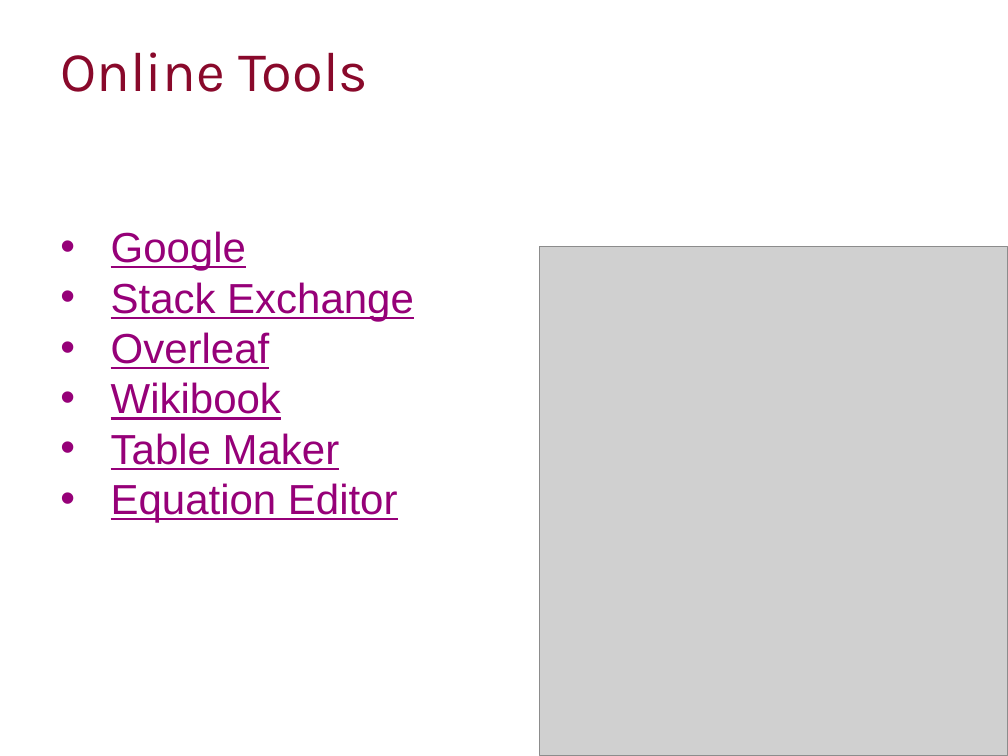
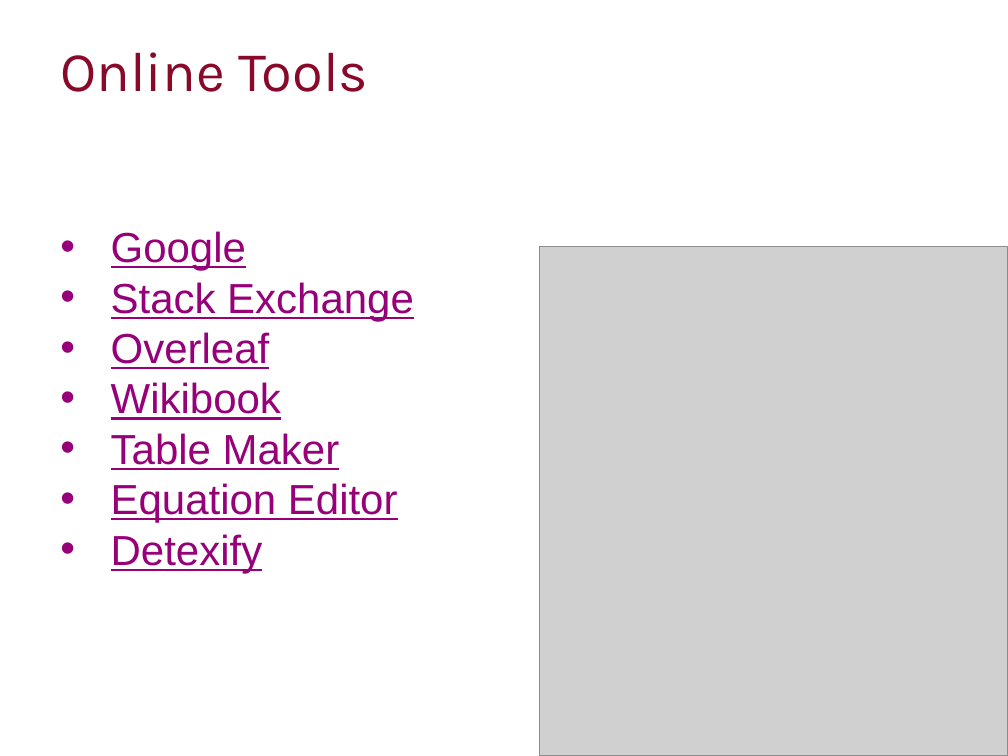
Before and after one commit to ImperialCollegeLondon/RCDS-writing-theses-in-latex, a slide deck: slide 39 of Writing Theses in Latex Slides.pptx. Drawn at 1008x756 pixels with LibreOffice and Linux fonts; fonts in the diff are those of the drawing; grey boxes stand for pictures; background and template pictures are left out. Boxes give left, top, right and bottom in pixels: in the first picture for what was removed or moved away, otherwise in the second. Text is boxed around its words. In the diff, an @@ line names an element or a change of style, - is before the commit and + after.

```diff
--- a/Writing Theses in Latex Slides.pptx
+++ b/Writing Theses in Latex Slides.pptx
@@ text at [111, 534, 263, 573]: paragraph added @@
+• Detexify
```
Also in this commit, not shown: 1 other slide changed.
